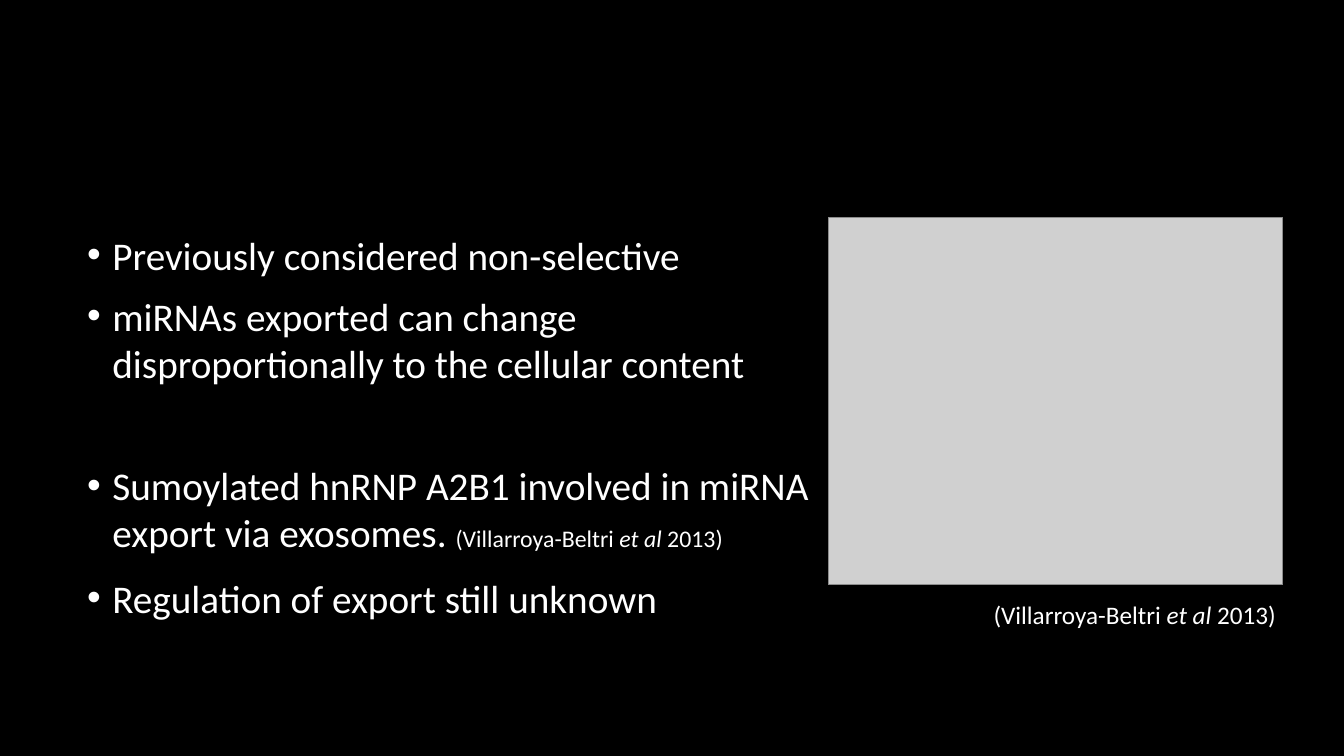
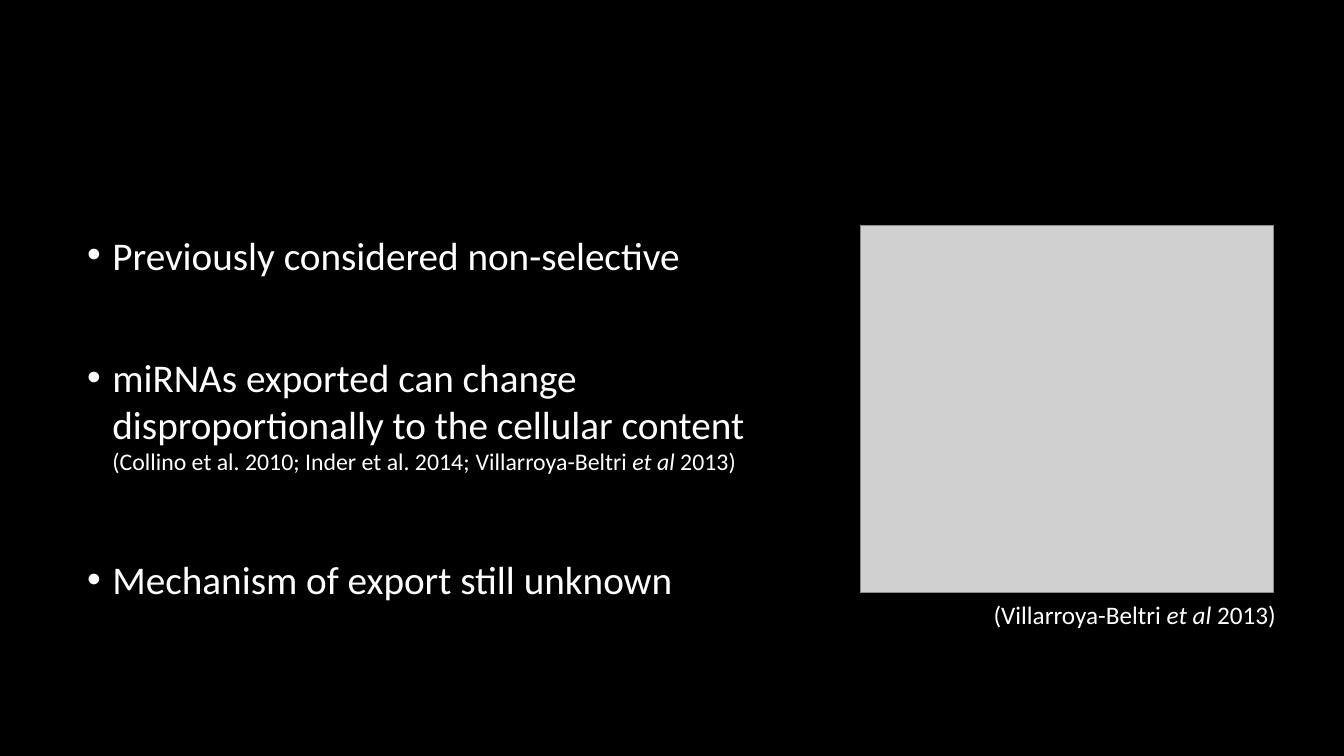
Before and after one commit to HarleyRobinson/Honours2, a slide deck: slide 4 of BackgroundInfo/Selective export of microRNA via extracellular vesicles (2).pptx. Drawn at 1344x756 pixels with LibreOffice and Linux fonts; fonts in the diff are those of the drawing; grey boxes stand for pictures; background and template pictures are left out. Boxes give left, top, right and bottom in pixels: in the first picture for what was removed or moved away, otherwise in the second. Text is boxed around its words. In the diff, an @@ line names an element or a change of style, - is before the commit and + after.

```diff
--- a/BackgroundInfo/Selective export of microRNA via extracellular vesicles (2).pptx
+++ b/BackgroundInfo/Selective export of microRNA via extracellular vesicles (2).pptx
@@ picture: place and size @@
-picture at (829, 218, 1284, 586)
+picture at (861, 226, 1273, 593)
@@ text at (112, 364, 745, 601): text changed @@
-• miRNAs exported can change disproportionally to the cellular content
-• Sumoylated hnRNP A2B1 involved in miRNA export via exosomes. (Villarroya-Beltri et al 2013)
-• Regulation of export still unknown
+• miRNAs exported can change disproportionally to the cellular content (Collino et al. 2010; Inder et al. 2014; Villarroya-Beltri et al 2013)
+• Mechanism of export still unknown
```
Also in this commit, not shown: 10 other slides changed, 2 slides added, 1 slide removed, 26 other files.
